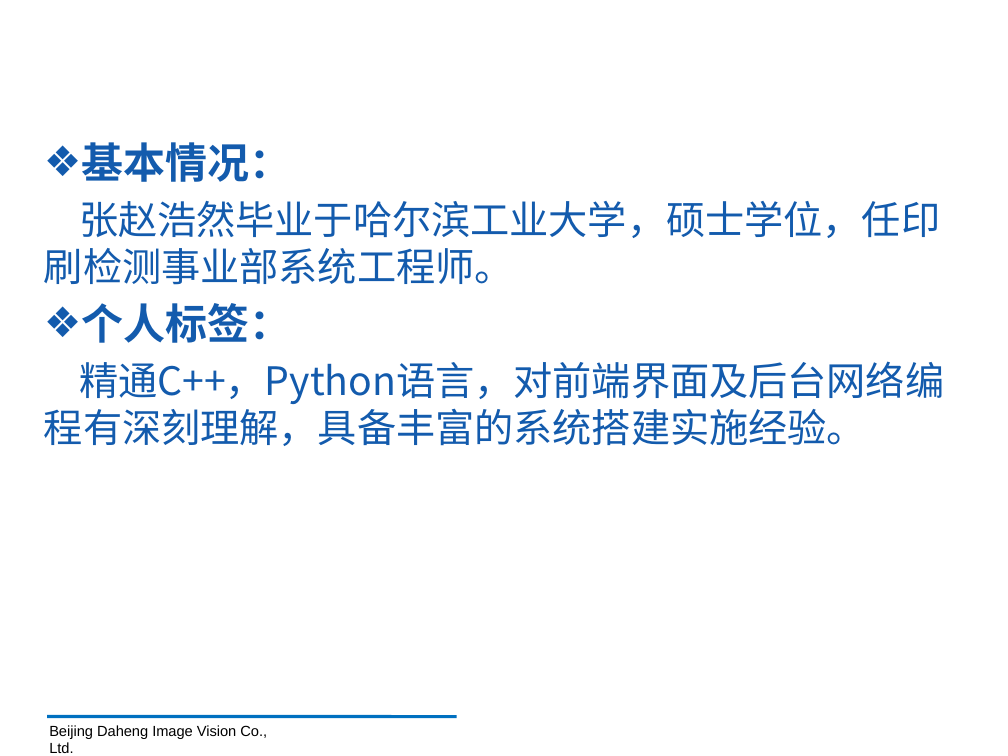
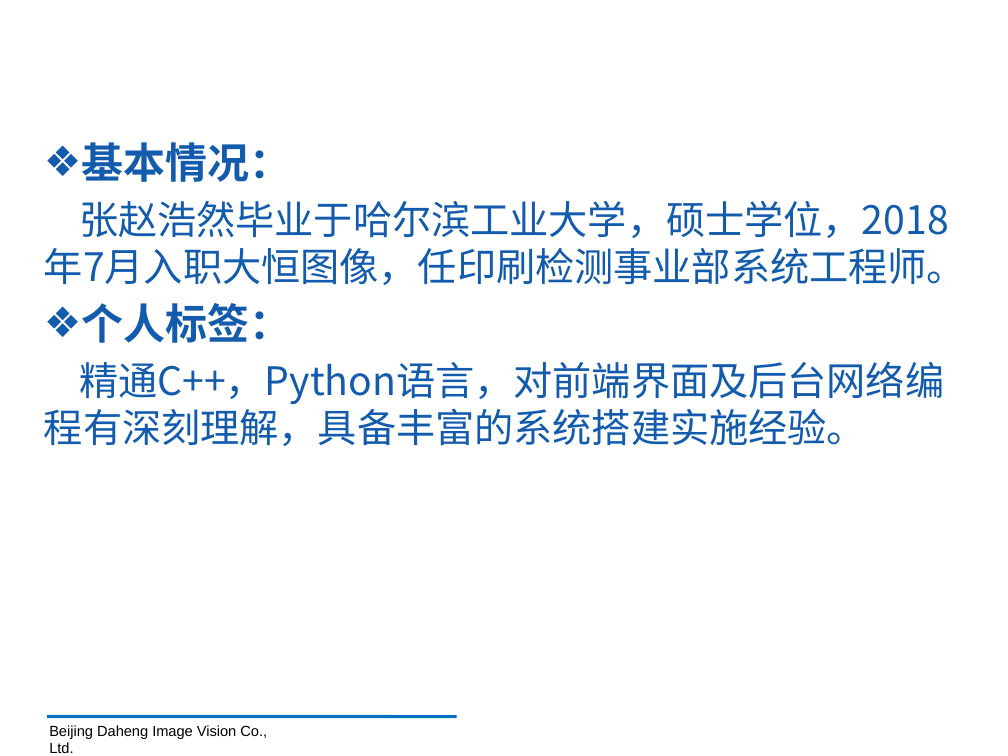
Before and after one commit to sabercc0805/daheng, a slide deck: slide 3 of 研发工程师述职报告PPT-张赵浩然-2018.pptx. Drawn at 1008x756 pixels with LibreOffice and Linux fonts; fonts in the diff are those of the drawing; background and template pictures are left out. Boxes give left, top, right and bottom in pixels: in the first picture for what was removed or moved away, otherwise in the second. Text is boxed around its words. In the diff, an @@ line names an element or a change of style, - is before the commit and + after.

```diff
--- a/研发工程师述职报告PPT-张赵浩然-2018.pptx
+++ b/研发工程师述职报告PPT-张赵浩然-2018.pptx
@@ text at (44, 201, 966, 285): text changed @@
-张赵浩然毕业于哈尔滨工业大学，硕士学位，任印刷检测事业部系统工程师。
+张赵浩然毕业于哈尔滨工业大学，硕士学位，2018年7月入职大恒图像，任印刷检测事业部系统工程师。
```
Also in this commit, not shown: 3 other slides changed, 5 slides added, 2 slides removed.
